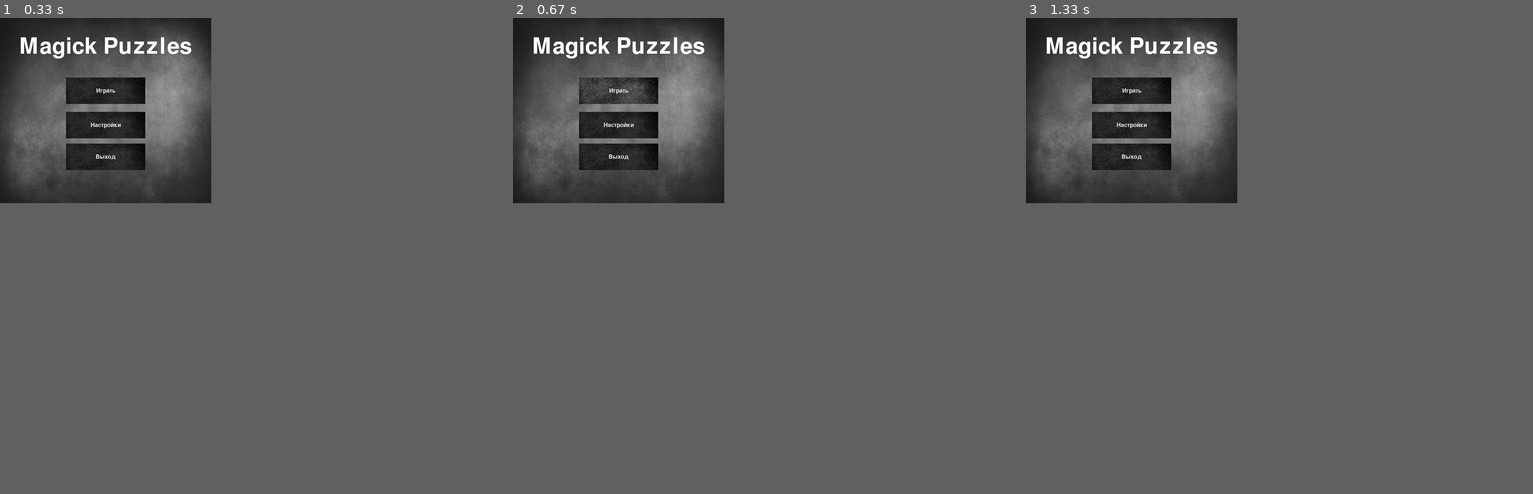
Above: before the commit, frames 1-3 (left to right).
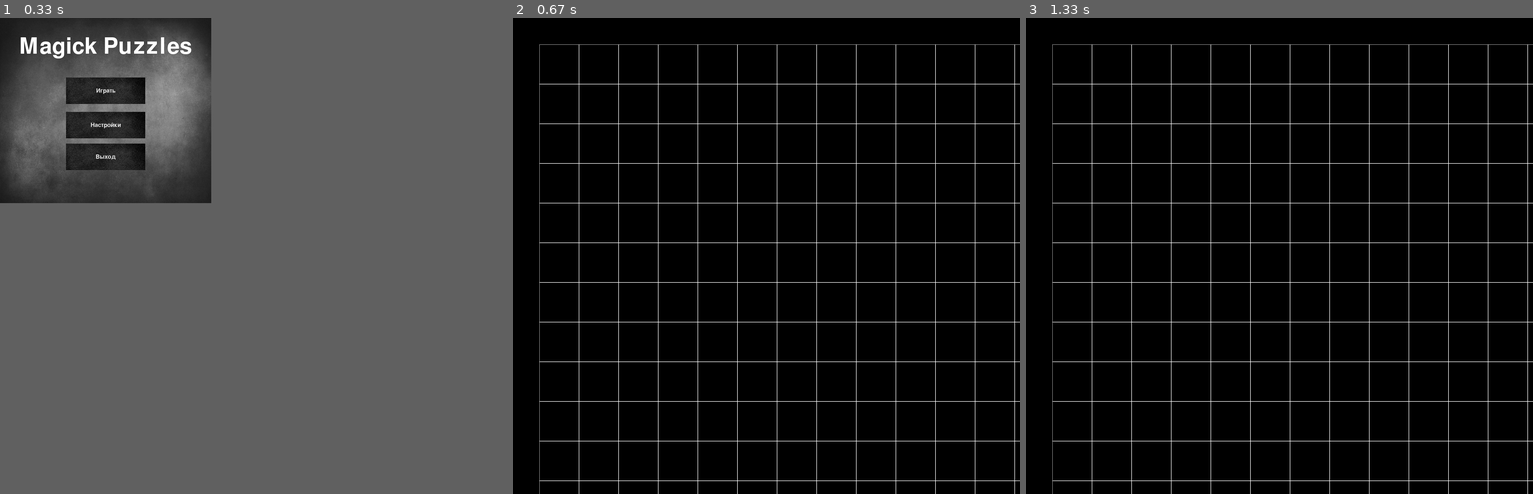
Above: after the commit, the same moments.

Repository: Respenzor/PyGame-project
Game: pygame game, started from Пазлы.py
Two runs of this game, one before a commit and one after it. Both use one fixed random seed, a clock stepped at 60 frames per second and the inputs below.
Inputs (mouse positions are in pixels of both pictures, inside the frame that each line leads up to):
- Up to frame 1 (0.33 s): no input
- Up to frame 2 (0.67 s): click "Играть" at 0.38 s
- Up to frame 3 (1.33 s): click (1157, 260) at 0.72 s
In our replay, in frame 2 the window is 800x700 before the commit and 1920x1800 after it. These sizes can differ from the game's own. Grey fills any space a smaller window leaves; there, only what the larger window draws over its background counts as a difference.

Frame 1 is identical in both runs. In frame 2, 18% of the frame differs, in the area x 0-100%, y 0-100%; in frame 3, 18%.

Commit message:
я добавил чтобы кнопка настройки работала и показывала настройки

Diff:
--- a/Пазлы.py
+++ b/Пазлы.py
@@ -2,10 +2,12 @@
 import sys
 
 pygame.init()
+
 W, H = 800, 700
 FPS = 60
 window = pygame.display.set_mode((W, H))
 clock = pygame.time.Clock()
+
 UP = 'up'
 DOWN = 'down'
 LEFT = 'left'
@@ -15,6 +17,7 @@
 BUTTON_IMAGE = 'knopka.png'
 BUTTON_ACTIVE_IMAGE = 'knopka_active.png'
 BUTTON_SOUND = 'knopka_press.mp3'
+
 
 
 def start_screen():
@@ -33,6 +36,8 @@
     quit_button = Buttons(250, 475, 300, 100, 'Выход', BUTTON_IMAGE, BUTTON_ACTIVE_IMAGE, BUTTON_SOUND)
     buttons = [start_button, options_button, quit_button]
 
+    game_started = False
+
     while True:
         for event in pygame.event.get():
             if event.type == pygame.QUIT:
@@ -45,14 +50,27 @@
 
             if event.type == pygame.USEREVENT:
                 if event.button == start_button:
-                    print(' ')
-                    # Начало игры при нажатии на кнопку
+                    game_started = True
+                    pygame.display.set_mode((1920, 1800))
+                    window.fill((0, 0, 0))
                 elif event.button == options_button:
-                    print(' ')
-                    # Открытие окна настроек при нажатии на кнопку
+                    pygame.display.set_mode((800, 700))
+                    start_button = Buttons(250, 225, 300, 100, 'Настройки музыки и звуков', BUTTON_IMAGE,
+                                           BUTTON_ACTIVE_IMAGE, BUTTON_SOUND)
+                    options_button = Buttons(250, 355, 300, 100, 'Настройки управления', BUTTON_IMAGE,
+                                             BUTTON_ACTIVE_IMAGE, BUTTON_SOUND)
+                    quit_button = Buttons(250, 475, 300, 100, '____', BUTTON_IMAGE, BUTTON_ACTIVE_IMAGE, BUTTON_SOUND)
+                    buttons = [start_button, options_button, quit_button]
+                    pygame.transform.scale(pygame.image.load('fon_menu.jpg'), (W, H))
+                    pygame.display.flip()
                 elif event.button == quit_button:
                     pygame.quit()
                     sys.exit()
+
+        if game_started:
+            pygame.display.flip()
+            game()
+            break
 
         mouse_pos = pygame.mouse.get_pos()
         for button in buttons:
@@ -77,7 +95,7 @@
         if image_actived_location:
             self.image_actived = pygame.image.load('knopka_active.png')
             self.image_actived = pygame.transform.scale(self.image_actived, (width, height))
-            self.rect = self.image_location.get_rect(topleft=(x, y))
+        self.rect = self.image_location.get_rect(topleft=(x, y))
         self.sound = None
         if button_actived_location:
             self.sound = pygame.mixer.Sound(button_actived_location)
@@ -101,5 +119,55 @@
             pygame.event.post(pygame.event.Event(pygame.USEREVENT, button=self))
 
 
+def game():
+    board = Board(W, H)
+    board.render()
+
+
+class Board:
+    def __init__(self, width, height):
+        self.width = width
+        self.height = height
+        self.board = [[1] * width for _ in range(height)]
+        self.left = 100 #смещение по оси абцисс
+        self.top = 100 #смещение по оси ординат
+        self.cell_size = 150 #размер клеток
+
+    def render(self):
+        for y in range(self.height):
+            for x in range(self.width):
+                pygame.draw.rect(window, pygame.Color(255, 255, 255), (
+                    x * self.cell_size + self.left, y * self.cell_size + self.top, self.cell_size, self.cell_size), self.board[y][x])
+        pygame.display.flip()
+
+        while True:
+            for event in pygame.event.get():
+                if event.type == pygame.QUIT:
+                    pygame.quit()
+                    sys.exit()
+
+                if event.type == pygame.MOUSEBUTTONDOWN and event.button == 1:
+                    mouse_pos = pygame.mouse.get_pos()
+                    cell = self.get_cell(mouse_pos)
+                    if cell:
+                        self.on_click(cell)
+
+            clock.tick(FPS)
+
+    def set_view(self, left, top, cell_size):
+        self.left = left
+        self.top = top
+        self.cell_size = cell_size
+
+    def on_click(self, cell_coords):
+        print(cell_coords)
+
+    def get_cell(self, mouse_pos):
+        if self.left <= mouse_pos[0] < self.left + self.width * self.cell_size and self.top <= mouse_pos[1] < self.top + self.height * self.cell_size:
+            return (int((mouse_pos[0] - self.left) / self.cell_size), int((mouse_pos[1] - self.top) / self.cell_size))
+        else:
+            return None
+
+
 if __name__ == '__main__':
     start_screen()
